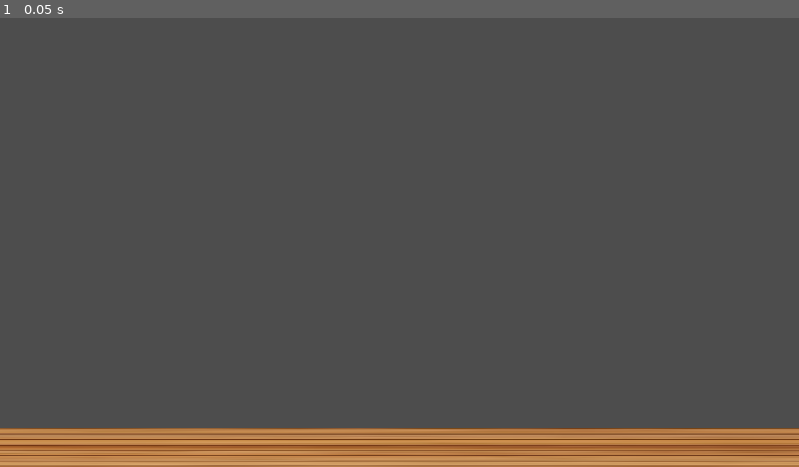
Above: before the commit, frame 1.
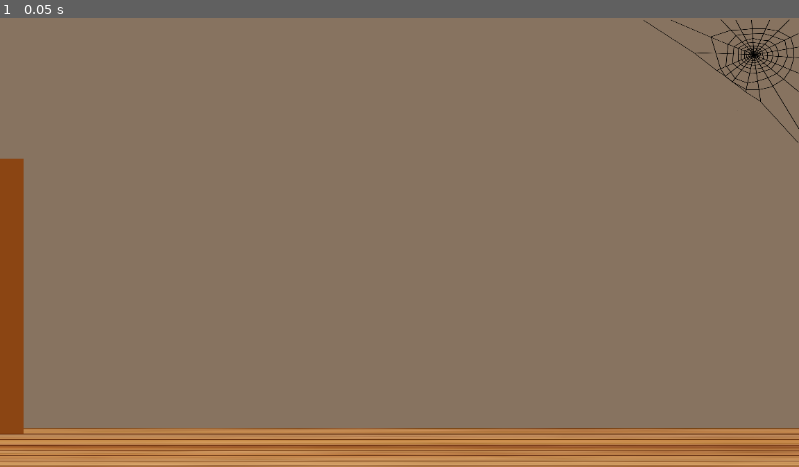
Above: after the commit, the same moment.

Repository: JimmyNeutralz/HazardHotel
Game: Godot game, scene res://Scenes/Floor1_FirstRoom.tscn
The game is run twice, just before and just after one commit, with the same random seed, the same clock (stepped at 60 frames per second) and the same inputs. Before the commit the project has no main scene; this scene is started directly in both runs.
Inputs:
- Up to frame 1 (0.05 s): no input

The runs differ from the first frame. In frame 1, 91% of the frame differs, in the area x 0-100%, y 0-93%.

Commit message:
Added room background
for first room on floor 1

Diff:
--- a/Scenes/Floor1_FirstRoom.tscn
+++ b/Scenes/Floor1_FirstRoom.tscn
@@ -1,6 +1,7 @@
-[gd_scene load_steps=2 format=3 uid="uid://cof1ea5yd8n57"]
+[gd_scene load_steps=3 format=3 uid="uid://cof1ea5yd8n57"]
 
 [ext_resource type="Texture2D" uid="uid://cmm21tb3jga8n" path="res://Assets/Screenshot 2025-09-14 144049.png" id="1_8a54a"]
+[ext_resource type="Texture2D" uid="uid://d17cj1h4hvscu" path="res://Assets/Corner_cobwebs.png" id="2_y0ers"]
 
 [node name="Floor1FirstRoom" type="Node2D"]
 position = Vector2(1006, 605)
@@ -12,3 +13,23 @@
 
 [node name="Sprite2D" type="Sprite2D" parent="Floor"]
 texture = ExtResource("1_8a54a")
+
+[node name="Wall" type="ColorRect" parent="Floor"]
+offset_left = -7.0
+offset_top = 159.0
+offset_right = 35.0
+offset_bottom = 3442.0
+color = Color(0.527498, 0.45135, 0.37709, 1)
+
+[node name="Door" type="ColorRect" parent="."]
+offset_left = 33.3383
+offset_top = 16.4172
+offset_right = 35.3383
+offset_bottom = 1319.42
+color = Color(0.545098, 0.270588, 0.0745098, 1)
+
+[node name="Cobweb" type="Sprite2D" parent="."]
+position = Vector2(-1.15428, 1687.69)
+rotation = 4.71239
+scale = Vector2(0.810383, 0.0105722)
+texture = ExtResource("2_y0ers")
--- a/project.godot
+++ b/project.godot
@@ -11,6 +11,7 @@
 [application]
 
 config/name="HazardHotel"
+run/main_scene="uid://ciyg5c7q4eydm"
 config/features=PackedStringArray("4.4", "GL Compatibility")
 config/icon="res://Assets/icon.svg"
 
Binary file added: Assets/Corner_cobwebs.png
Not shown, added: Assets/Corner_cobwebs.png.import
Binary file added: Assets/brown.png
Not shown, added: Assets/brown.png.import
Not shown, added: Assets/pngimg.com - door_PNG17592.png.import
